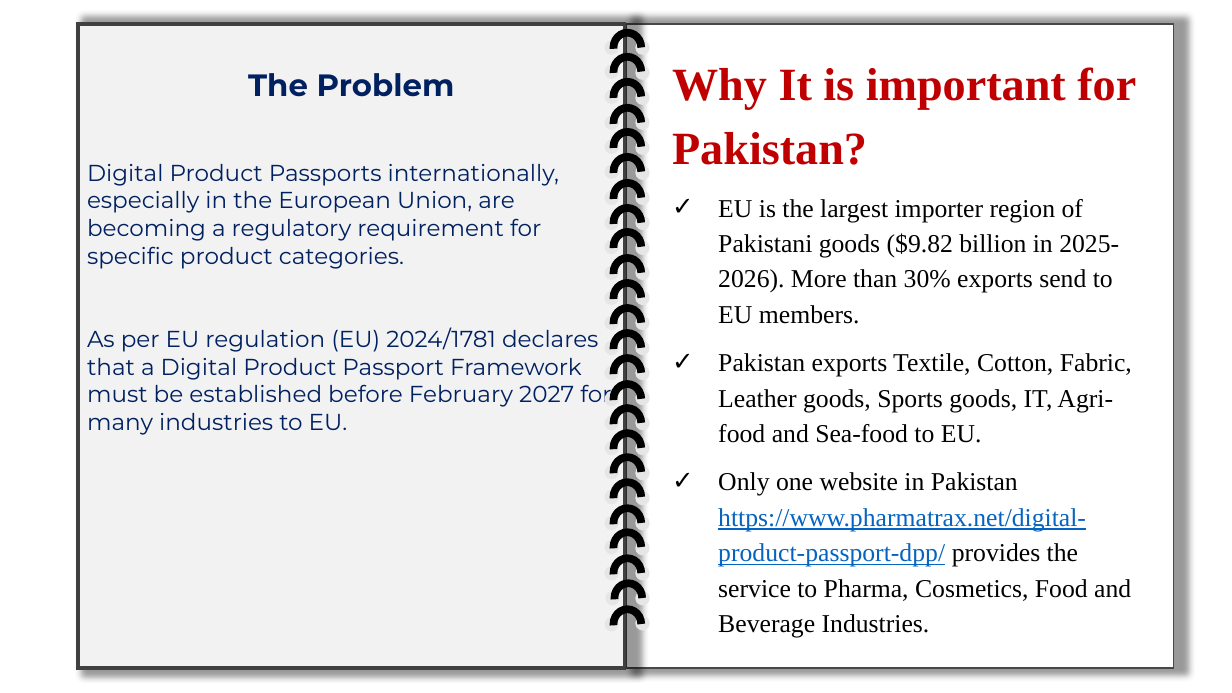
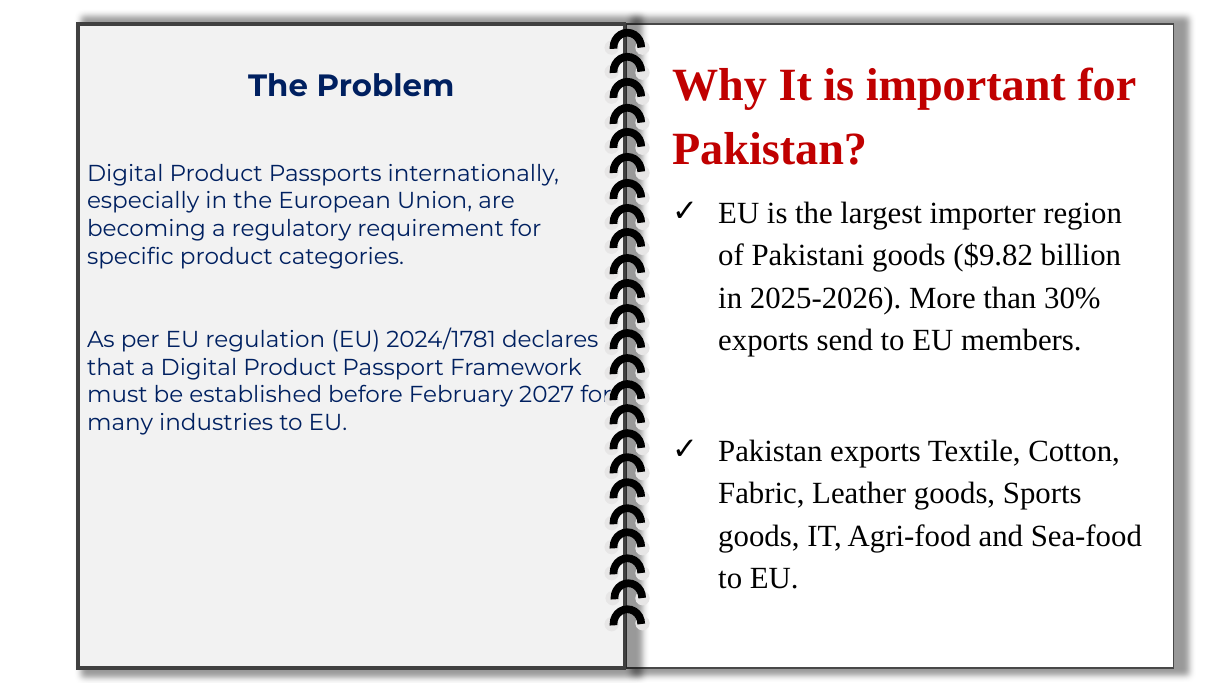
Before and after one commit to OwaisAILab/TracePass, a slide deck: slide 2 of tracepass.pptx. Drawn at 1232x693 pixels with LibreOffice and Linux fonts; fonts in the diff are those of the drawing. Boxes give left, top, right and bottom in pixels: in the first picture for what was removed or moved away, otherwise in the second. Text is boxed around its words. In the diff, an @@ line names an element or a change of style, - is before the commit and + after.

```diff
--- a/tracepass.pptx
+++ b/tracepass.pptx
@@ text at bbox=[718, 201, 1142, 589]: size 20 to 24 pt in "EU is the largest importer region of ...", "Pakistan exports Textile, Cotton, Fabric, Leather goods, ..." @@
@@ text at bbox=[718, 472, 1131, 638]: paragraph removed @@
-✓ Only one website in Pakistan https://www.pharmatrax.net/digital-product-passport-dpp/ provides the service to Pharma, Cosmetics, Food and Beverage Industries.
```
Also in this commit, not shown: 2 other files.
